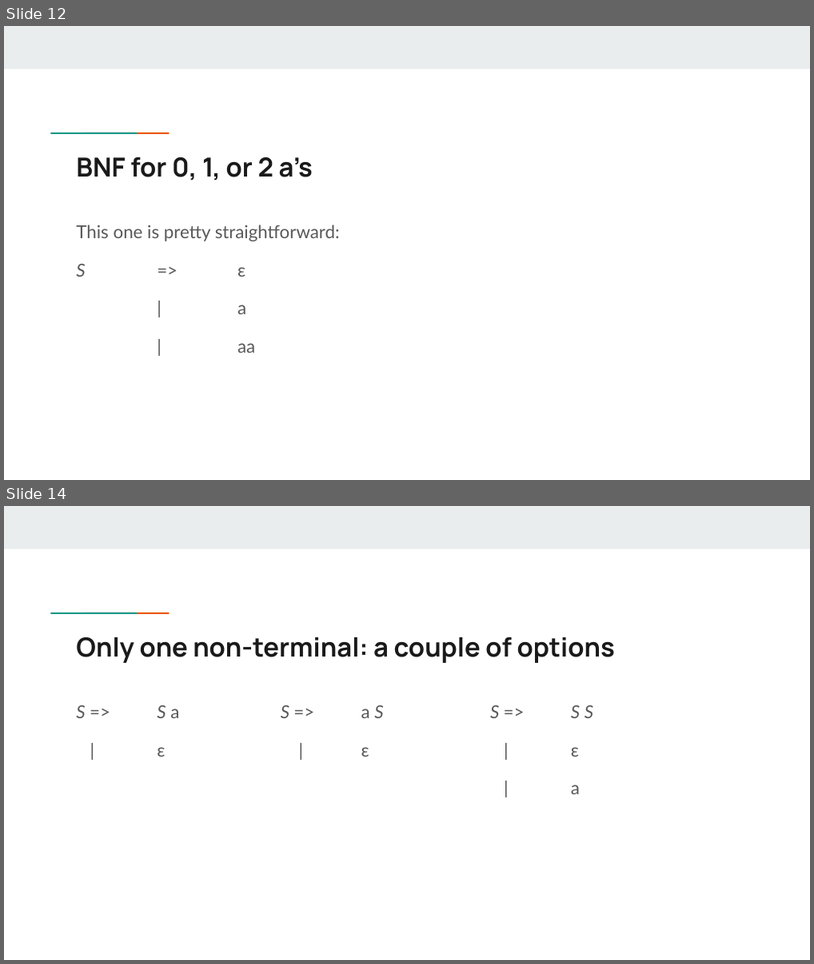
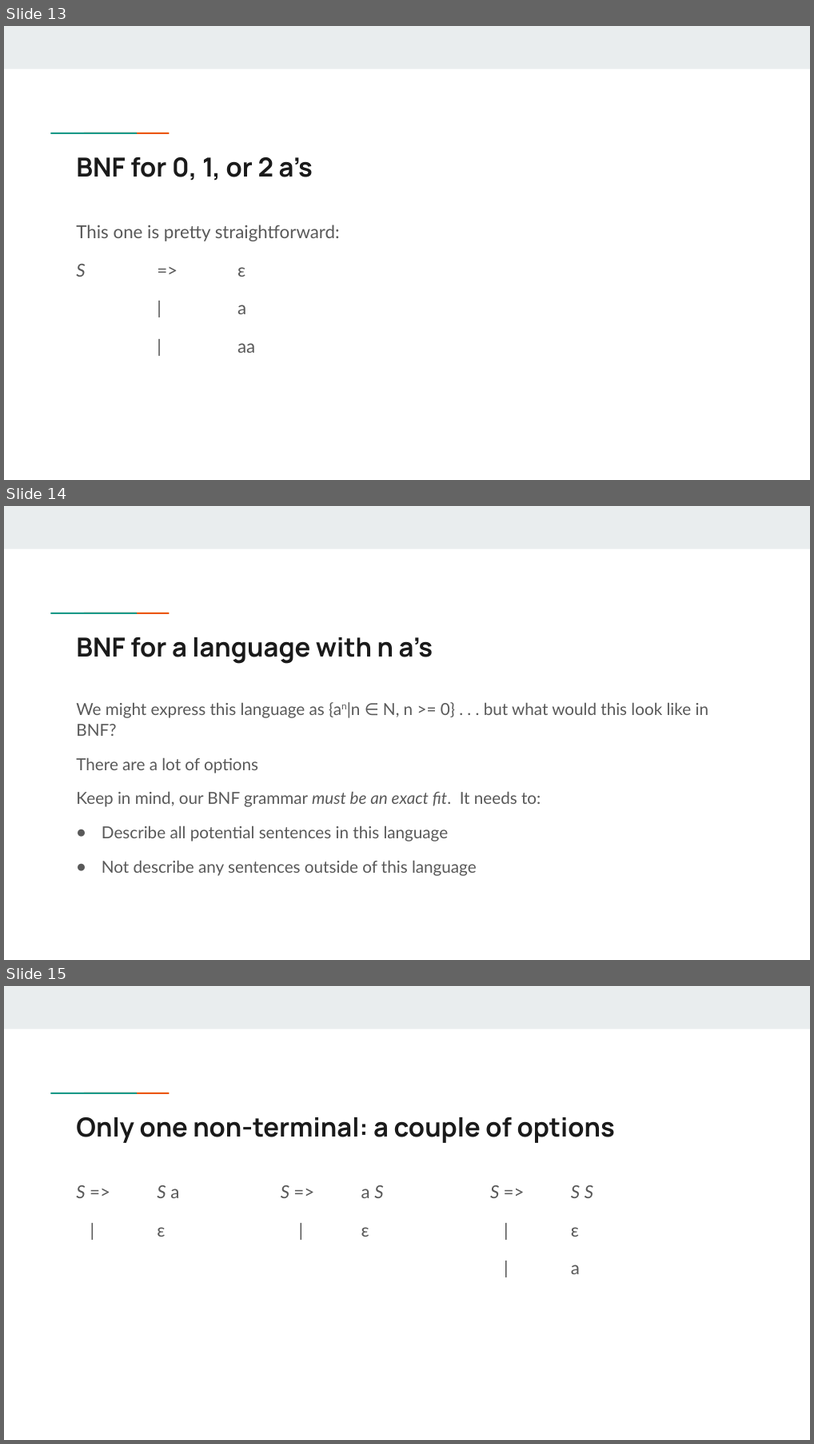
Before and after one commit to SoundWavesHello/ppl_summer_2026, a slide deck: lectures/week_2/Grammar.pptx. Shown one above the other, each under a label of ours: slides 12 and 14 before the commit, slides 13, 14 and 15 after it; the slides between them are not shown. The pictures are 814x964 and 814x1444 pixels, drawn with LibreOffice and Linux fonts; fonts in the diff are those of the drawing. Boxes give left, top, right and bottom in pixels: in the first picture for what was removed or moved away, otherwise in the second. Text is boxed around its words. In the diff, an @@ line names an element or a change of style, - is before the commit and + after.

```diff
--- a/lectures/week_2/Grammar.pptx
+++ b/lectures/week_2/Grammar.pptx
@@ slide 14 added at [4, 506, 810, 960], background #FFFFFF; not listed: 3 template elements that a slide beside it also shows @@
@@ title added at [76, 637, 433, 664], 23.4 pt, text #1A1A1A, bold @@
+BNF for a language with n a’s
@@ text added at [76, 702, 710, 876], 14.8 pt, text #595959 @@
+We might express this language as {an|n ∈ N, n >= 0} . . . but what would this look like in BNF?
+There are a lot of options
+Keep in mind, our BNF grammar must be an exact fit. It needs to:
+● Describe all potential sentences in this language
+● Not describe any sentences outside of this language
@@ what was slide 12 is now slide 13 @@
@@ what was slide 14 is now slide 15 @@
```
Also in this commit, not shown: 5 slides changed, 2 other slides added, 32 other files.
